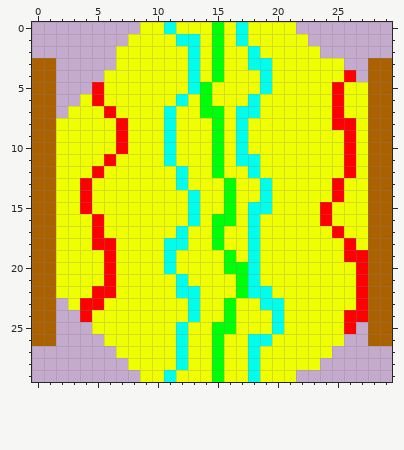
File history of a pixel-art sprite, ressources/images/body_down.png. Above: the version before the commit.
The file is 30x30 pixels.
Once edited:
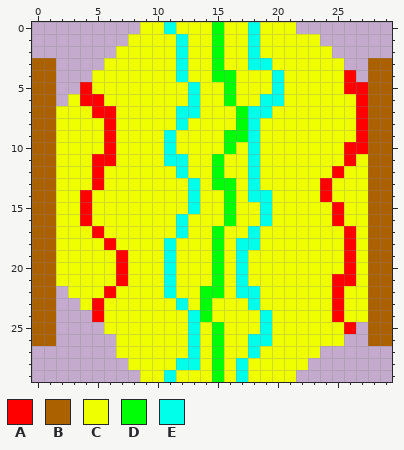
Palette (. is transparent): A #ff0000  B #ac6100  C #f0ff00  D #00ff06  E #00ffea
Changes in this commit:
y 0: x 17..18 EC -> CE
y 1: x 13 E -> C; x 17..18 EC -> CE; x 23 . -> C
y 2: x 12..13 CE -> EC; x 24 . -> C
y 3: x 6 . -> C; x 12..13 CE -> EC
y 4: x 5 . -> C; x 12..13 CE -> EC; x 16 C -> D; x 19..20 EC -> CE
y 5: x 4..5 .A -> AC; x 14 D -> C; x 16 C -> D; x 19..20 EC -> CE; x 25..27 ACC -> CAA
y 6: x 3..4 .C -> CA; x 12..14 ECD -> CEC; x 16 C -> D; x 18..20 ECC -> CEE; x 25 A -> C; x 27 C -> A
y 7: x 2 . -> C; x 5 C -> A; x 11..15 ECCDD -> CEECC; x 17 E -> D; x 19 C -> E; x 25 A -> C; x 27 C -> A
y 8: x 6..7 CA -> AC; x 11..12 EC -> CE; x 15 D -> C; x 17..18 EC -> DE; x 25..27 AAC -> CCA
y 9: x 6..7 CA -> AC; x 15..18 DCEC -> CDDE; x 26..27 AC -> CA
y 10: x 6..7 CA -> AC; x 15..18 DCEC -> CDCE; x 27 C -> A
y 11: x 5 C -> A; x 12 C -> E; x 17 E -> C
y 12: x 25..26 CA -> AC
y 13: x 4..5 AC -> CA; x 12..13 EC -> CE; x 15 C -> D; x 18..19 CE -> EC; x 24..25 CA -> AC
y 14: x 18 C -> E; x 24..25 CA -> AC
y 15: x 18 E -> C; x 24..25 AC -> CA
y 16: x 4..5 CA -> AC; x 12..13 CE -> EC; x 15 D -> C; x 18..19 EC -> CE; x 24..25 AC -> CA
y 17: x 25..26 AC -> CA
y 18: x 5 A -> C; x 12 E -> C; x 17 C -> E
y 19: x 6..7 AC -> CA; x 15..18 CDCE -> DCEC; x 27 A -> C
y 20: x 6..7 AC -> CA; x 15..18 CDDE -> DCEC; x 26..27 CA -> AC
y 21: x 6..7 AC -> CA; x 11..12 CE -> EC; x 15 C -> D; x 17..18 DE -> EC; x 25..27 CCA -> AAC
y 22: x 2 C -> .; x 5 A -> C; x 11..15 CEECC -> ECCDD; x 17 D -> E; x 19 E -> C; x 25 C -> A; x 27 A -> C
y 23: x 3..4 CA -> .C; x 12..14 CEC -> ECD; x 16 D -> C; x 18..20 CEE -> ECC; x 25 C -> A; x 27 A -> C
y 24: x 4..5 AC -> .A; x 14 C -> D; x 16 D -> C; x 19..20 CE -> EC; x 25..27 CAA -> ACC
y 25: x 5 C -> .; x 12..13 EC -> CE; x 16 D -> C; x 19..20 CE -> EC
y 26: x 6 C -> .; x 12..13 EC -> CE
y 27: x 12..13 EC -> CE; x 24 C -> .
y 28: x 13 C -> E; x 17..18 CE -> EC; x 23 C -> .
y 29: x 17..18 CE -> EC
Where, in picture pixels (left, top, right, bottom), the same in both pictures:
changed: (56, 22, 368, 382)
